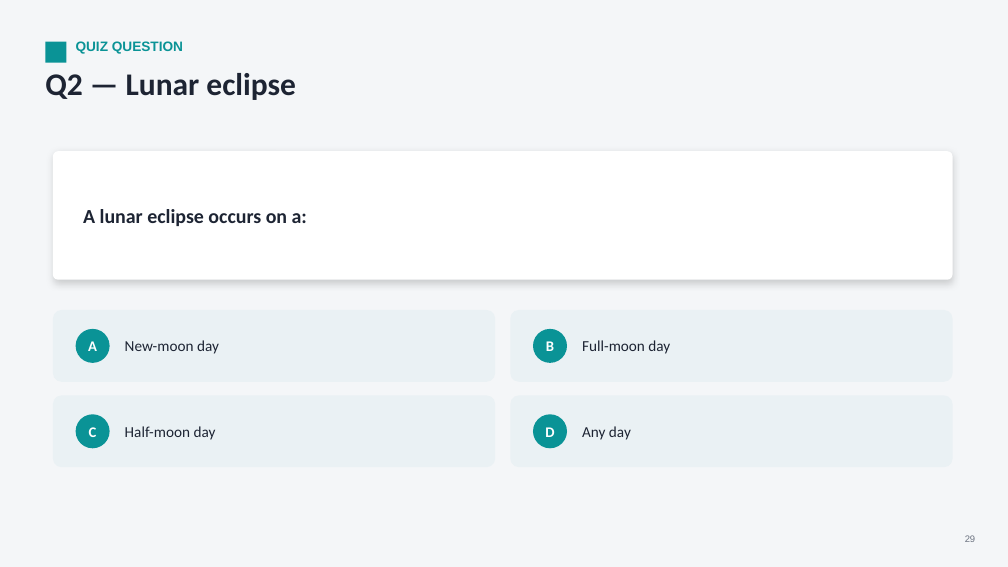
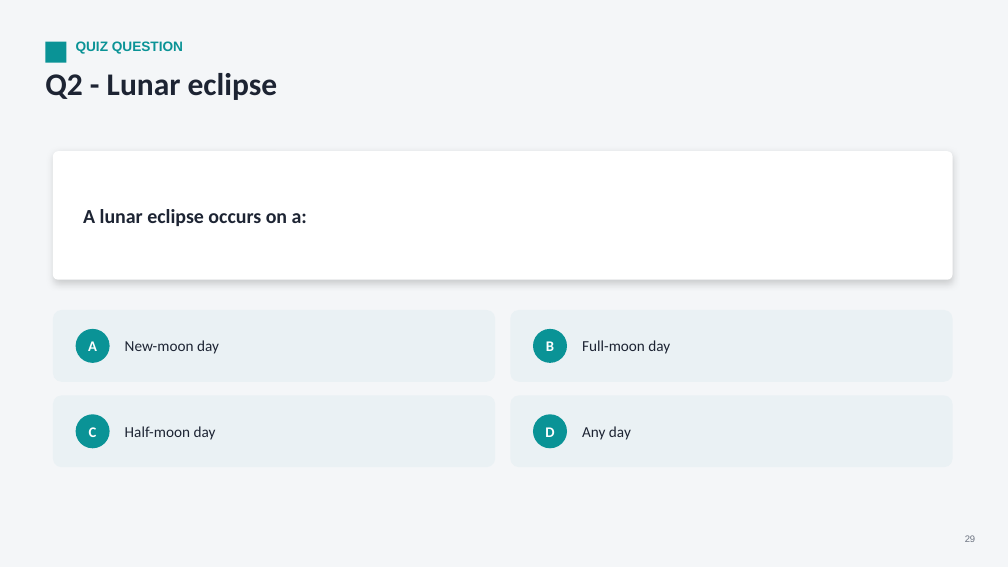
Before and after one commit to parmeshwars2911/MyFirstAR, a slide deck: slide 29 of ppt/Grade06/G06_S53_Light_2.pptx. Drawn at 1008x567 pixels with LibreOffice and Linux fonts; fonts in the diff are those of the drawing. Boxes give left, top, right and bottom in pixels: in the first picture for what was removed or moved away, otherwise in the second. Text is boxed around its words. In the diff, an @@ line names an element or a change of style, - is before the commit and + after.

```diff
--- a/ppt/Grade06/G06_S53_Light_2.pptx
+++ b/ppt/Grade06/G06_S53_Light_2.pptx
@@ text at [45,73,278,100]: text changed @@
-Q2 — Lunar eclipse
+Q2 - Lunar eclipse
```
Also in this commit, not shown: 18 other slides changed, 11 other files.
